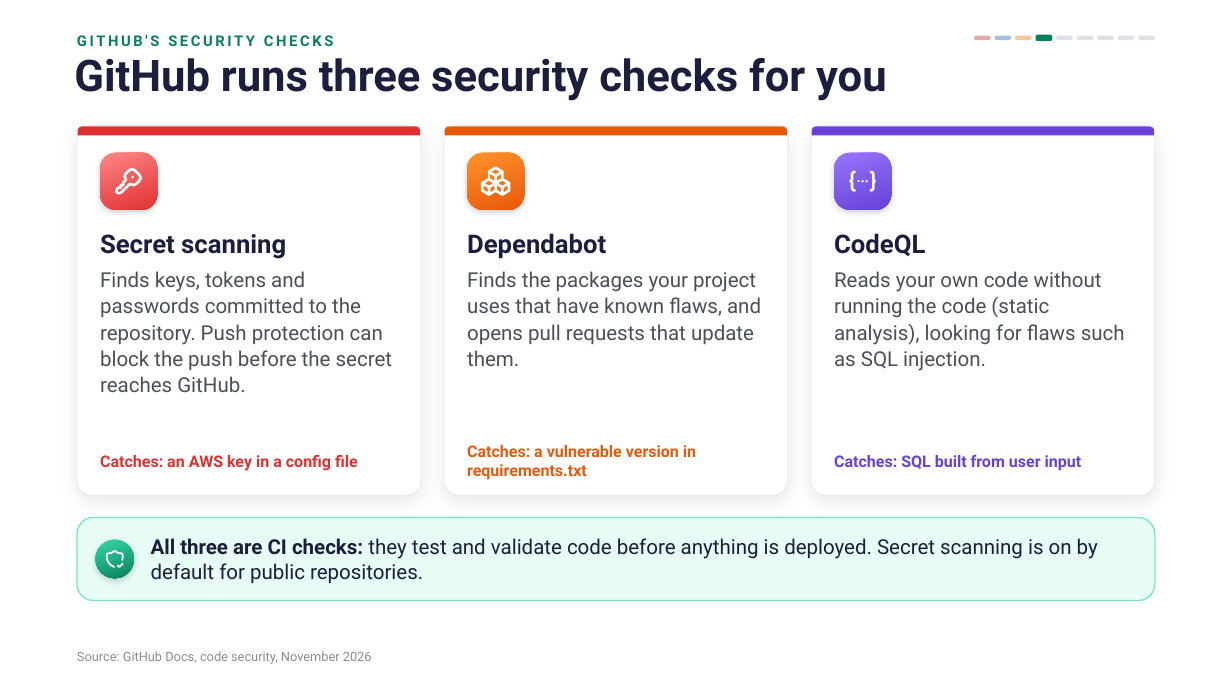
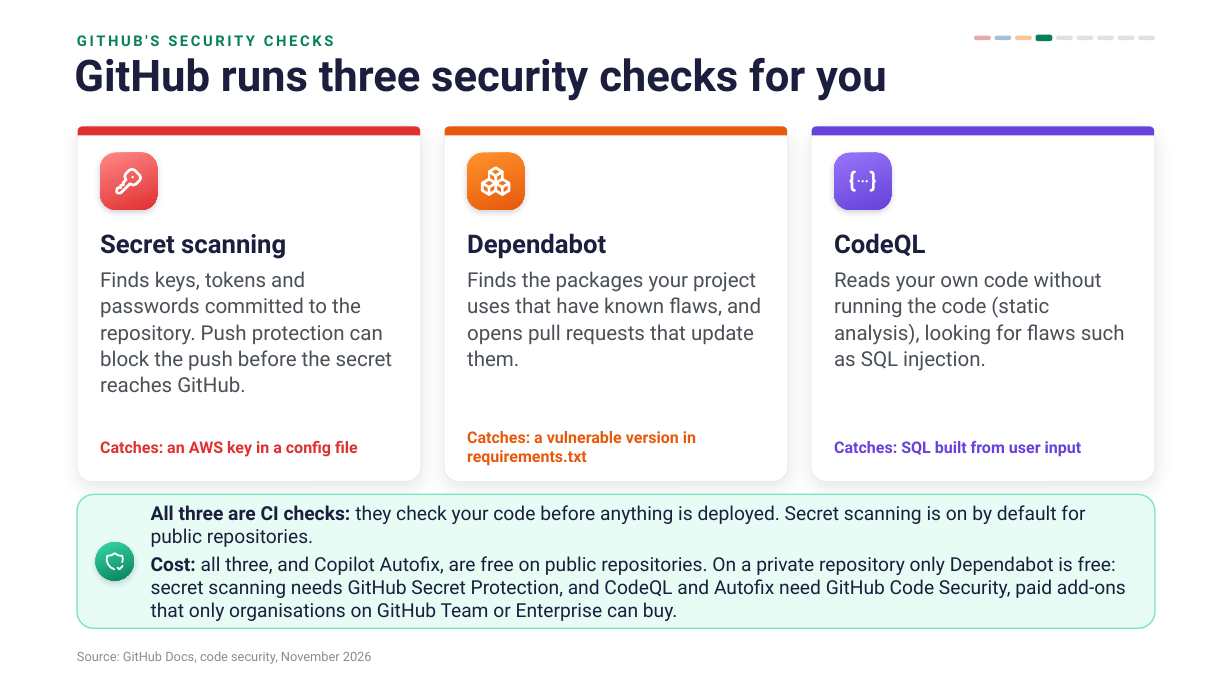
Before and after one commit to danielcregg/ai-assisted-programming, a slide deck: slide 12 of lectures-and-labs/week10/cicd-lecture.pptx (slide 13 before the commit). Drawn at 1232x693 pixels with LibreOffice and Linux fonts; fonts in the diff are those of the drawing; background and template pictures are left out. Boxes give left, top, right and bottom in pixels: in the first picture for what was removed or moved away, otherwise in the second. Text is boxed around its words. In the diff, an @@ line names an element or a change of style, - is before the commit and + after.

```diff
--- a/lectures-and-labs/week10/cicd-lecture.pptx
+++ b/lectures-and-labs/week10/cicd-lecture.pptx
@@ rounded rectangle: place and size @@
-rounded rectangle at [77,126,421,495]
+rounded rectangle at [77,126,421,482]
@@ rounded rectangle: place and size @@
-rounded rectangle at [444,126,787,495]
+rounded rectangle at [444,126,787,482]
@@ rounded rectangle: place and size @@
-rounded rectangle at [811,126,1155,495]
+rounded rectangle at [811,126,1155,482]
@@ 3 texts: place and size @@
-3 texts at [100,445,1082,480]
+3 texts at [100,431,1082,466]
@@ rounded rectangle: place and size @@
-rounded rectangle at [77,518,1155,601]
+rounded rectangle at [77,494,1155,628]
@@ rounded rectangle at [77,494,1155,628]: proportions changed @@
@@ text at [151,505,1126,621]: text changed; size 16 to 15 pt @@
-All three are CI checks: they test and validate code before anything is deployed. Secret scanning is on by default for public repositories.
+All three are CI checks: they check your code before anything is deployed. Secret scanning is on by default for public repositories.
+Cost: all three, and Copilot Autofix, are free on public repositories. On a private repository only Dependabot is free: secret scanning needs GitHub Secret Protection, and CodeQL and Autofix need GitHub Code Security, paid add-ons that only organisations on GitHub Team or Enterprise can buy.
@@ freeform shape at [104,551,125,572]: outline redrawn @@
```
Also in this commit, not shown: 2 other slides changed, 1 slide removed.
